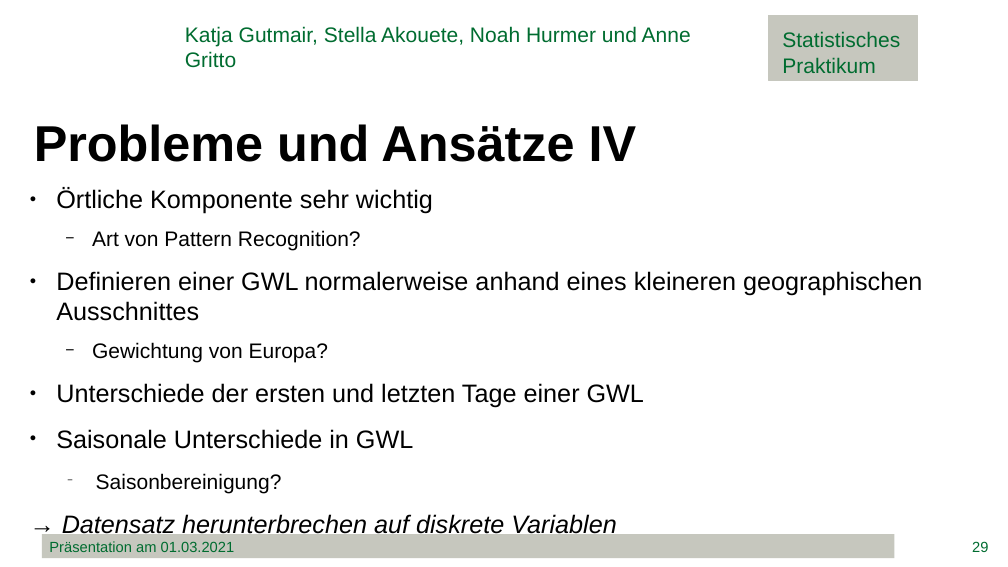
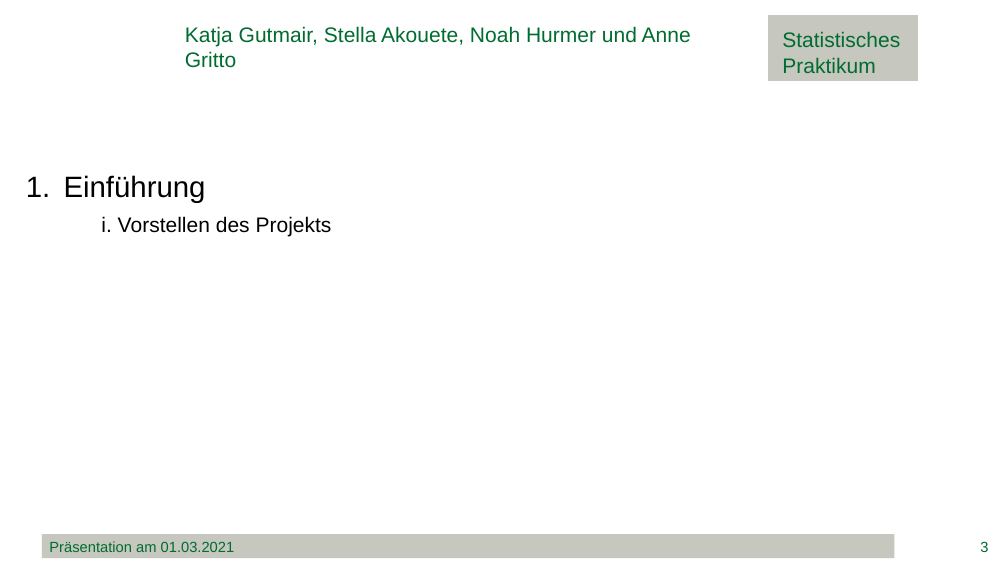
Before and after one commit to minimops/weatherFrog, a slide deck: slide 3 of documentation/ppt/Präsentation.pptx (slide 29 before the commit). Drawn at 1008x567 pixels with LibreOffice and Linux fonts; fonts in the diff are those of the drawing; background and template pictures are left out. Boxes give left, top, right and bottom in pixels: in the first picture for what was removed or moved away, otherwise in the second. Text is boxed around its words. In the diff, an @@ line names an element or a change of style, - is before the commit and + after.

```diff
--- a/documentation/ppt/Präsentation.pptx
+++ b/documentation/ppt/Präsentation.pptx
@@ text removed at (x1=34, y1=124, x2=637, y2=162) @@
-Probleme und Ansätze IV
@@ text at (x1=64, y1=175, x2=332, y2=237): text changed; size 24 to 20 pt @@
-● Örtliche Komponente sehr wichtig
-  − Art von Pattern Recognition?
-● Definieren einer GWL normalerweise anhand eines kleineren geographischen Ausschnittes
-  − Gewichtung von Europa?
-● Unterschiede der ersten und letzten Tage einer GWL
-● Saisonale Unterschiede in GWL
-  − Saisonbereinigung?
-→ Datensatz herunterbrechen auf diskrete Variablen
+1. Einführung
+i. Vorstellen des Projekts
@@ page number at (x1=980, y1=541, x2=988, y2=552): text changed @@
-29
+3
```
Also in this commit, not shown: 31 other slides changed, 9 slides added, 7 slides removed, 2 other files.
